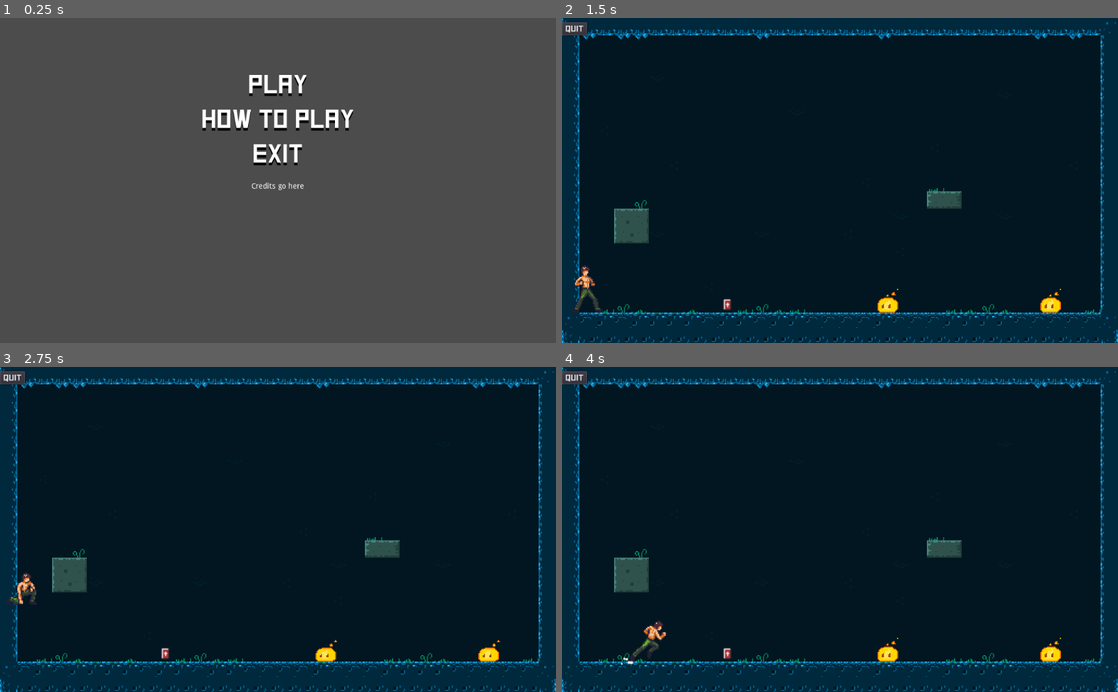
Above: before the commit, frames 1-4 (two rows, left to right).
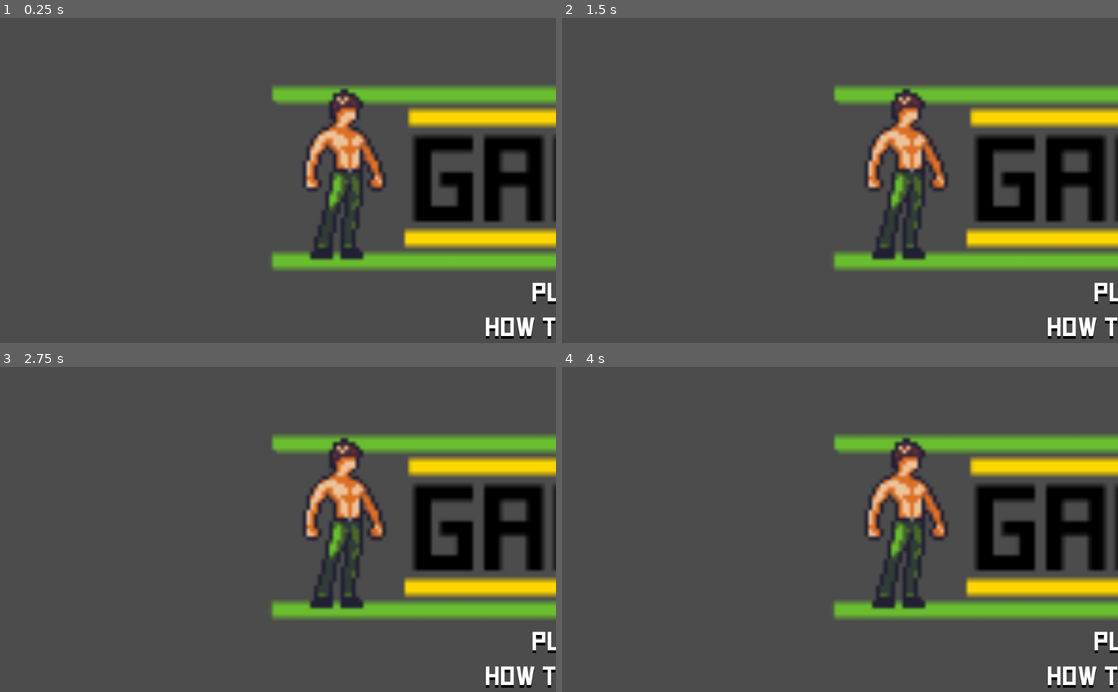
Above: after the commit, the same moments.

Repository: isabellaboone/Godot-Game
Game: Godot game, scene res://Runner.tscn
Same seed, same stepped clock (60 frames per second), same inputs: the game is played once before the commit and once after it.
Inputs (mouse positions are in pixels of both pictures, inside the frame that each line leads up to):
- Up to frame 1 (0.25 s): no input
- Up to frame 2 (1.5 s): click (840, 86) at 0.5 s, where only the run before the commit has a clickable "PLAY"; move the mouse to (962, 164) at 1.27 s; press the mouse at (962, 164) at 1.28 s; hold D (move_right) from 1.28 s (still down)
- Up to frame 3 (2.75 s): tap W (jump) at 1.52, 2.27 s; move the mouse to (166, 545) at 2.02 s; release D (move_right) at 2.03 s; release the mouse at (166, 545) at 2.03 s; hold S (down) from 2.03 s (still down); click (166, 545) at 2.1 s
- Up to frame 4 (4 s): move the mouse to (895, 458) at 2.77 s; release S (down) at 2.78 s; press the mouse at (895, 458) at 2.78 s; hold D (move_right) from 2.78 s (still down); move the mouse to (812, 594) at 3.52 s; release the mouse at (812, 594) at 3.53 s; click (812, 594) at 3.6 s; tap W (jump) at 3.77 s

The runs differ from the first frame. In frame 1, 19% of the frame differs, in the area x 36-100%, y 17-99%; in frame 2, 99%; in frame 3, 99%, in the area x 0-100%, y 0-100%; in frame 4, 99%.

Commit message:
bro why does it look like that wtf. i wanna fix but my laptop is abt to die

Diff:
--- a/TitleScreen.tscn
+++ b/TitleScreen.tscn
@@ -6,6 +6,7 @@
 [ext_resource path="res://Assets/title_screen/buttons/PlayButton.tscn" type="PackedScene" id=4]
 [ext_resource path="res://Assets/title_screen/fade_in/FadeIn.tscn" type="PackedScene" id=5]
 [ext_resource path="res://TitleScreen.gd" type="Script" id=6]
+[ext_resource path="res://Assets/graphic design is my passion.png" type="Texture" id=7]
 
 [node name="TitleScreen" type="Control"]
 anchor_right = 1.0
@@ -25,46 +26,51 @@
 }
 
 [node name="Logo" type="TextureRect" parent="Menu"]
-margin_right = 784.0
-stretch_mode = 4
+margin_right = 1829.0
+margin_bottom = 398.0
+size_flags_horizontal = 13
+size_flags_vertical = 13
+texture = ExtResource( 7 )
+stretch_mode = 1
 
 [node name="CenterRow" type="HBoxContainer" parent="Menu"]
-margin_top = 4.0
-margin_right = 784.0
-margin_bottom = 220.0
+margin_top = 402.0
+margin_right = 1829.0
+margin_bottom = 590.0
 size_flags_vertical = 3
 
 [node name="Buttons" type="VBoxContainer" parent="Menu/CenterRow"]
-margin_right = 784.0
-margin_bottom = 216.0
+margin_right = 1829.0
+margin_bottom = 188.0
 size_flags_horizontal = 3
 size_flags_vertical = 3
 alignment = 1
 
 [node name="PlayButton" parent="Menu/CenterRow/Buttons" instance=ExtResource( 4 )]
-margin_top = 14.0
-margin_bottom = 74.0
+margin_right = 1829.0
 rect_min_size = Vector2( 360, 60 )
 
 [node name="HowToPlayButton" parent="Menu/CenterRow/Buttons" instance=ExtResource( 1 )]
-margin_top = 78.0
-margin_bottom = 138.0
+margin_top = 64.0
+margin_right = 1829.0
+margin_bottom = 124.0
 rect_min_size = Vector2( 360, 60 )
 
 [node name="ExitButton" parent="Menu/CenterRow/Buttons" instance=ExtResource( 3 )]
-margin_top = 142.0
-margin_bottom = 202.0
+margin_top = 128.0
+margin_right = 1829.0
+margin_bottom = 188.0
 rect_min_size = Vector2( 360, 60 )
 
 [node name="VBoxContainer" type="VBoxContainer" parent="Menu"]
-margin_top = 224.0
-margin_right = 784.0
-margin_bottom = 440.0
+margin_top = 594.0
+margin_right = 1829.0
+margin_bottom = 608.0
 size_flags_horizontal = 3
 size_flags_vertical = 3
 
 [node name="Label" type="Label" parent="Menu/VBoxContainer"]
-margin_right = 784.0
+margin_right = 1829.0
 margin_bottom = 14.0
 text = "Credits go here"
 align = 1
Binary file added: Assets/graphic design is my passion.png
Not shown, added: Assets/graphic design is my passion.png.import
Not shown: 1 places in TitleScreen.tscn that only renumber resources
